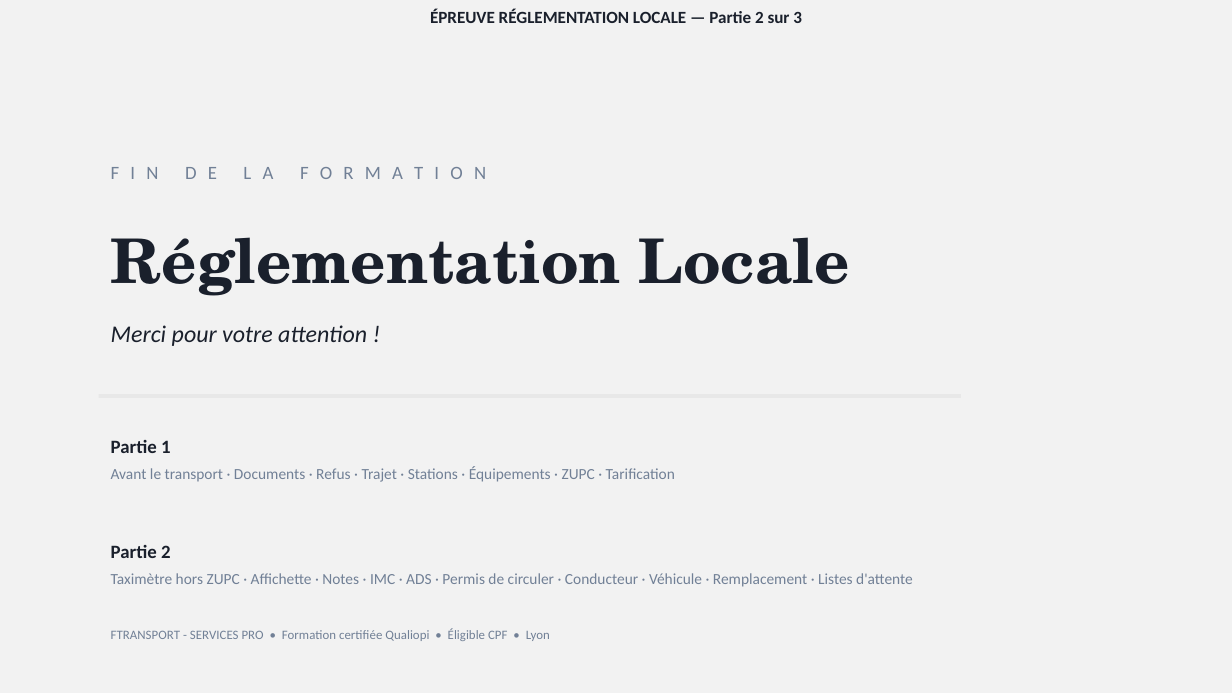
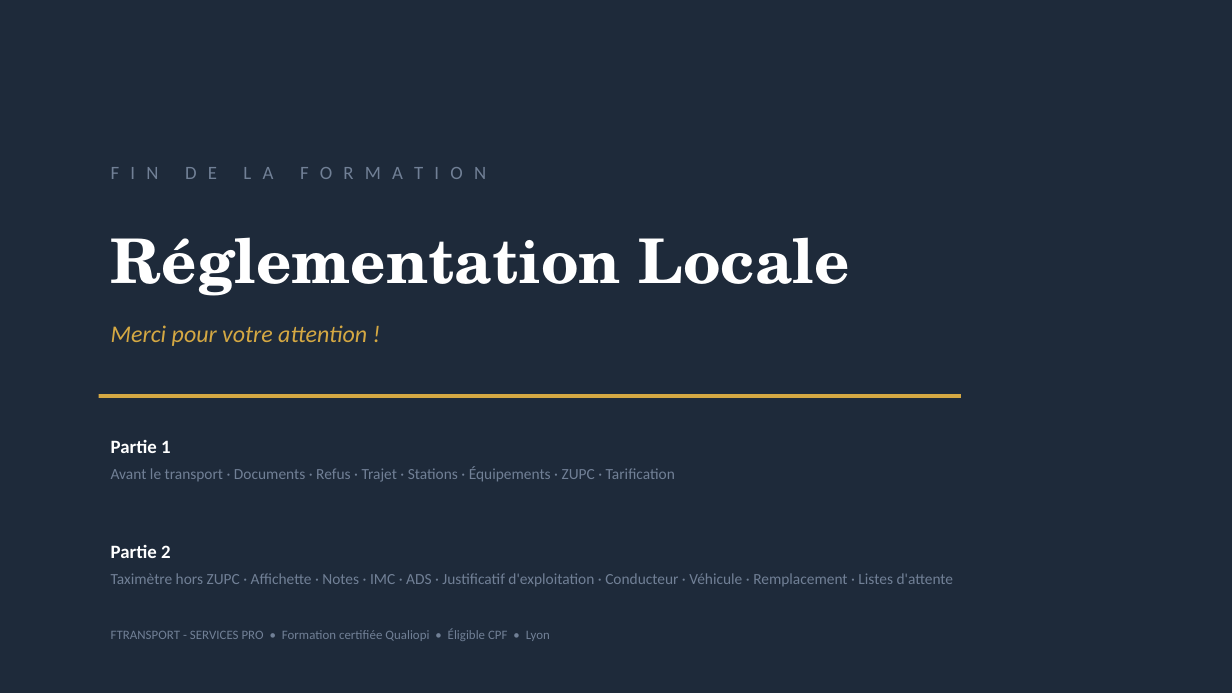
Before and after one commit to nanouf69/insight-learn-manage, a slide deck: slide 14 of public/cours/vtc/F_Locale_2.pptx. Drawn at 1232x693 pixels with LibreOffice and Linux fonts; fonts in the diff are those of the drawing. Boxes give left, top, right and bottom in pixels: in the first picture for what was removed or moved away, otherwise in the second. Text is boxed around its words. In the diff, an @@ line names an element or a change of style, - is before the commit and + after.

```diff
--- a/public/cours/vtc/F_Locale_2.pptx
+++ b/public/cours/vtc/F_Locale_2.pptx
@@ background #F2F2F2 to #1E2A3A @@
@@ text removed at <box>430,9,802,23</box> @@
-ÉPREUVE RÉGLEMENTATION LOCALE — Partie 2 sur 3
@@ text "Réglementation Locale" at <box>111,237,850,296</box>: text colour #1A202C to #FFFFFF @@
@@ text "Merci pour votre attention !" at <box>111,325,367,346</box>: text colour #1A202C to #D4A843 @@
@@ rectangle at <box>99,394,961,398</box>: fill #E8E8E8 to #D4A843 @@
@@ text at <box>111,440,171,558</box>: text colour #1A202C to #FFFFFF in "Partie 1", "Partie 2" @@
@@ text at <box>111,573,954,587</box>: text changed @@
-Taximètre hors ZUPC · Affichette · Notes · IMC · ADS · Permis de circuler · Conducteur · Véhicule · Remplacement · Listes d'attente
+Taximètre hors ZUPC · Affichette · Notes · IMC · ADS · Justificatif d'exploitation · Conducteur · Véhicule · Remplacement · Listes d'attente
```
Also in this commit, not shown: 13 other slides changed, 3 other files.
